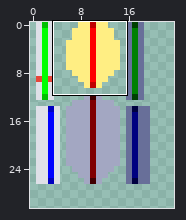
Pixel-art file, stored at examples/human.skin.ase. The first picture is a wide view before the edit; the outline marks the close-up.
Close-up. Old version:
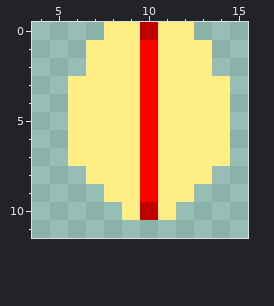
32x32 pixels, 1 frame. Colours within 5 levels of each other are drawn and written as one. Shown: x 4..15, y 0..11. The wide view leaves out empty margins. The commit also changed other parts of the picture, which this record leaves out.
And afterwards:
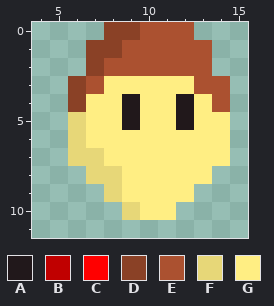
Palette (. is transparent): A #21181b  B #c00000  C #ff0000  D #8a4126  E #ab5130  F #e7d778  G #ffee83
From old to new:
layer "bones" now hidden
y 0: x 8..12 GGBGG -> DDEEE
y 1: x 7..13 GGGCGGG -> DDEEEEE
y 2: x 7..13 GGGCGGG -> DEEEEEE
y 3: x 6..7 GG -> DE; x 10 C -> G; x 13..14 GG -> EE
y 4: x 6 G -> D; x 9..10 GC -> AG; x 12 G -> A; x 14 G -> E
y 5: x 6 G -> F; x 9..10 GC -> AG; x 12 G -> A
y 6: x 6 G -> F; x 10 C -> G
y 7: x 6..7 GG -> FF; x 10 C -> G
y 8: x 7..8 GG -> FF; x 10 C -> G
y 9: x 8 G -> F; x 10 C -> G
y 10: x 9..10 GB -> FG
Boxes around the changes in both close-ups, in picture pixels (x1, y1, x2, y2):
changed: (68, 22, 230, 220)
